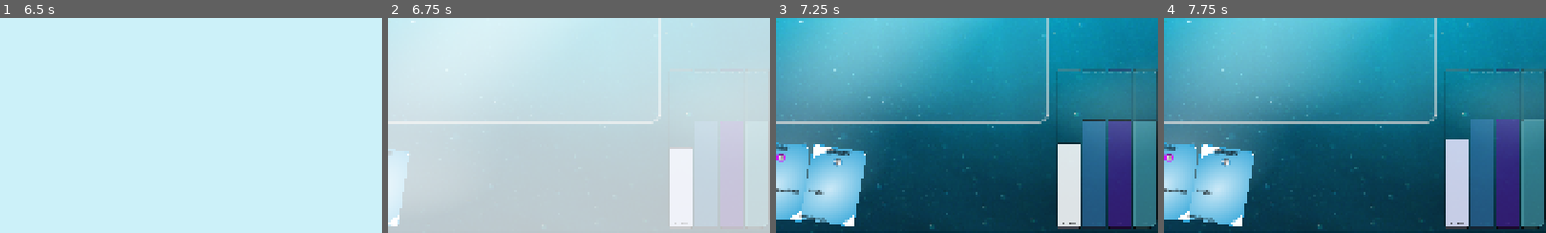
Above: before the commit, frames 1-4 (left to right).
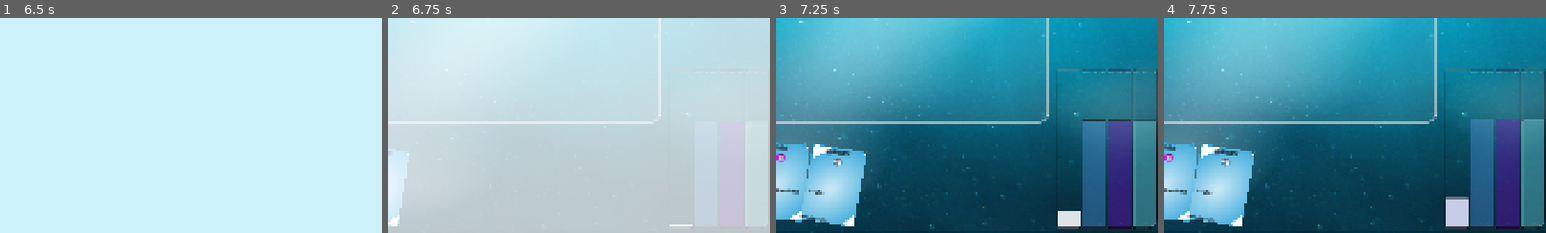
Above: after the commit, the same moments.

Repository: rosswolf/Tourbillon
Game: Godot game, scene res://src/scenes/main_menu.tscn
Two runs of this game, one before a commit and one after it. Both use one fixed random seed, a clock stepped at 60 frames per second and the inputs below. Sound files missing from this copy of the repository are replaced by a short silence.
Inputs (mouse positions are % of the whole screen's width and height, from its top left):
- Up to frame 1 (6.5 s): click "Play" at 0.5 s; move the mouse to (72, 45) at 1.27 s; click (72, 45) at 1.42 s; tap Enter at 2, 3.5, 5 s; drag from (30, 55) to (45, 70) at 2.02 s; tap Space at 2.75, 4.25, 5.75 s; move the mouse to (60, 28) at 2.77 s; click (60, 28) at 2.92 s; drag from (45, 70) to (20, 35) at 3.52 s; move the mouse to (80, 65) at 4.27 s; click (80, 65) at 4.42 s; drag from (20, 35) to (35, 25) at 5.02 s; move the mouse to (55, 50) at 5.77 s; click (55, 50) at 5.92 s
- Up to frame 2 (6.75 s): drag from (35, 25) to (30, 55) at 6.52 s
- Up to frame 3 (7.25 s): no input
- Up to frame 4 (7.75 s): click (15, 13) at 7.25 s
The pictures show only the part of the screen within x 50-100%, y 50-100%; the shares and areas given below are measured in that part.

Frame 1 is identical in both runs. In frame 2, 2.1% of the frame differs, in the area x 73-80%, y 60-96%; in frame 3, 1.9%; in frame 4, 1.7%.

Commit message:
bonus energy ui and effect

Diff:
--- a/elastic-app/app/src/scenes/core/effects/one_time_effect.gd
+++ b/elastic-app/app/src/scenes/core/effects/one_time_effect.gd
@@ -40,11 +40,7 @@
 
 	if source is Card:
 		parameters["card"] = source
-		var result = true
-		for i in range(floor(UiController.multiplier_meter.multiplier)):
-			if not await __base_f.call(GlobalGameManager.hero, parameters):
-				result = false
-		return result
+		return __base_f.call(GlobalGameManager.hero, parameters)
 	else:
 		assert(false, "Unexpected source type")
 
--- a/elastic-app/app/src/scenes/core/global_game_manager.gd
+++ b/elastic-app/app/src/scenes/core/global_game_manager.gd
@@ -23,6 +23,7 @@
 	GlobalSignals.core_card_destroyed.connect(__on_card_destroyed)
 	GlobalSignals.core_slot_activated.connect(__on_core_slot_activated)
 	GlobalSignals.ui_meter_expired.connect(__on_ui_meter_expired)
+	GlobalSignals.ui_time_bump.connect(__on_ui_time_bump)
 
 
 
@@ -98,11 +99,16 @@
 	if not ongoing:
 		end_game()
 	else:
-		print("crime and punishment")
+		#print("crime and punishment")
 		# Make the timers count faster
 		for c in air_colors:
-			GlobalSignals.signal_core_max_time_removed(c, 5.0)
-
+			GlobalSignals.signal_core_max_time_removed(c, 2.0)
+
+func __on_ui_time_bump():
+	const air_colors: Array[Air.AirColor] = [Air.AirColor.PURPLE, Air.AirColor.BLUE, Air.AirColor.GREEN]
+
+	for c in air_colors:
+		GlobalSignals.signal_core_max_energy_added(c, 1.0)
 
 
 func __on_card_played(card_instance_id: String):
--- a/elastic-app/app/src/scenes/global_signals.gd
+++ b/elastic-app/app/src/scenes/global_signals.gd
@@ -45,6 +45,10 @@
 func signal_ui_card_unhovered(card_instance_id: String):
 	ui_card_unhovered.emit(card_instance_id)
 
+signal ui_time_bump()
+func signal_ui_time_bump():
+	ui_time_bump.emit()
+
 # Core Signal Functions
 
 signal core_time_set(color: Air.AirColor, amount: float)
--- a/elastic-app/app/src/scenes/ui/resources/multiplier_meter.gd
+++ b/elastic-app/app/src/scenes/ui/resources/multiplier_meter.gd
@@ -2,15 +2,15 @@
 
 class_name MultiplierMeter
 
-var multiplier: float = 2.0
-var multiplier_growth_rate: float = 0.1  # Per second
-var max_multiplier: float = 3.0
+
+var multiplier: float = 1.0
+var multiplier_growth_rate: float = 0.5  # Per second
+var max_multiplier: float = 4.0
 var min_multiplier: float = 1.0
 
 func _ready():
 	# Start the glow animation
 	pulse_glow()
-	UiController.multiplier_meter = self
 
 func _process(delta):
 	if all_meters_below_100():
@@ -20,9 +20,24 @@
 		# Instant reset if any meter hits 100%
 		multiplier = min_multiplier
 
+	if floor(multiplier) == floor(max_multiplier):
+		# %UnitsDisplay.text = " +++ "  briefly
+		GlobalSignals.signal_ui_time_bump()
+		multiplier = min_multiplier
+		show_bonus_text()
+
 	# Update visual displays - always update these regardless of timer state
 	%ProgressBar.value = pct(multiplier - min_multiplier, max_multiplier - min_multiplier)
-	%UnitsDisplay.text = str(floor(multiplier))+"x"
+
+# Alternative simpler version without effects
+func show_bonus_text():
+	var original_text = %UnitsDisplay.text
+	%UnitsDisplay.text = " +++ "
+
+	# Use a timer to restore after delay
+	await get_tree().create_timer(0.5).timeout
+
+	%UnitsDisplay.text = original_text
 
 func pct(numerator: float, denominator: float):
 	if denominator <= 0.001:
--- a/elastic-app/app/src/scenes/ui/resources/multiplier_meter.tscn
+++ b/elastic-app/app/src/scenes/ui/resources/multiplier_meter.tscn
@@ -129,5 +129,4 @@
 theme_override_colors/font_color = Color(0, 0, 0, 1)
 theme_override_fonts/font = ExtResource("1_nrhff")
 theme_override_font_sizes/font_size = 15
-text = ">100"
 horizontal_alignment = 1
